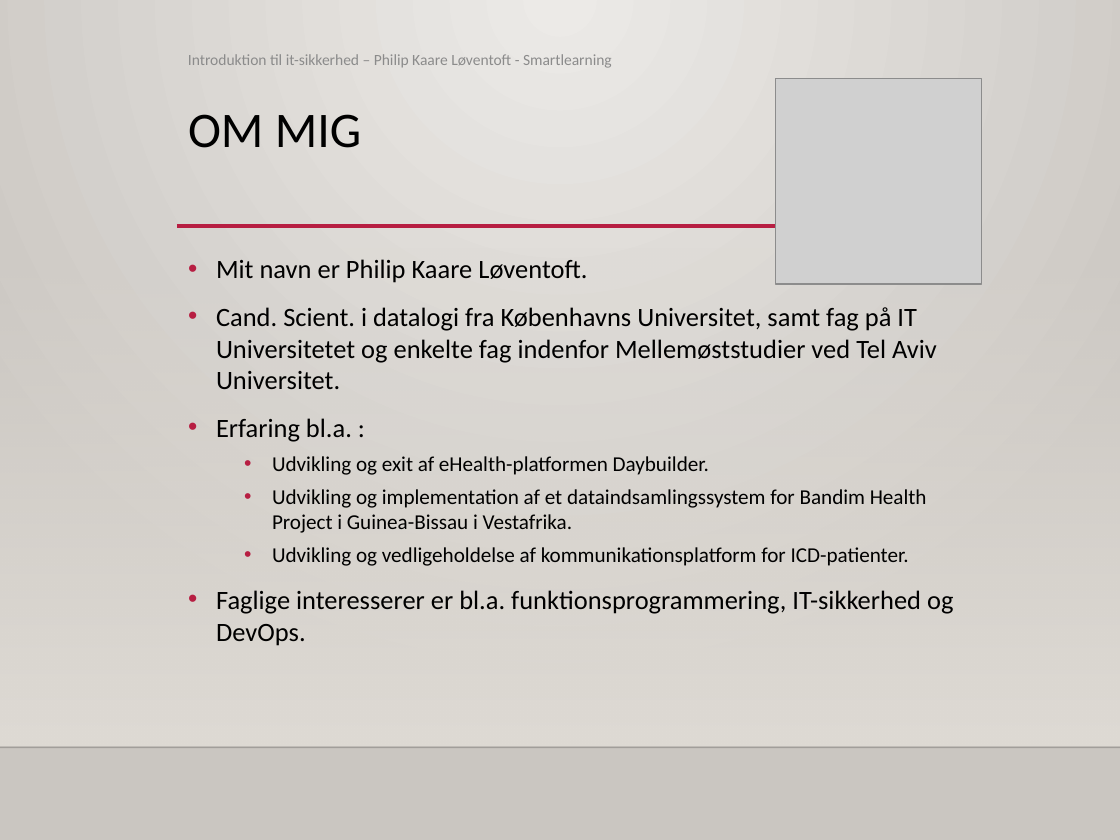
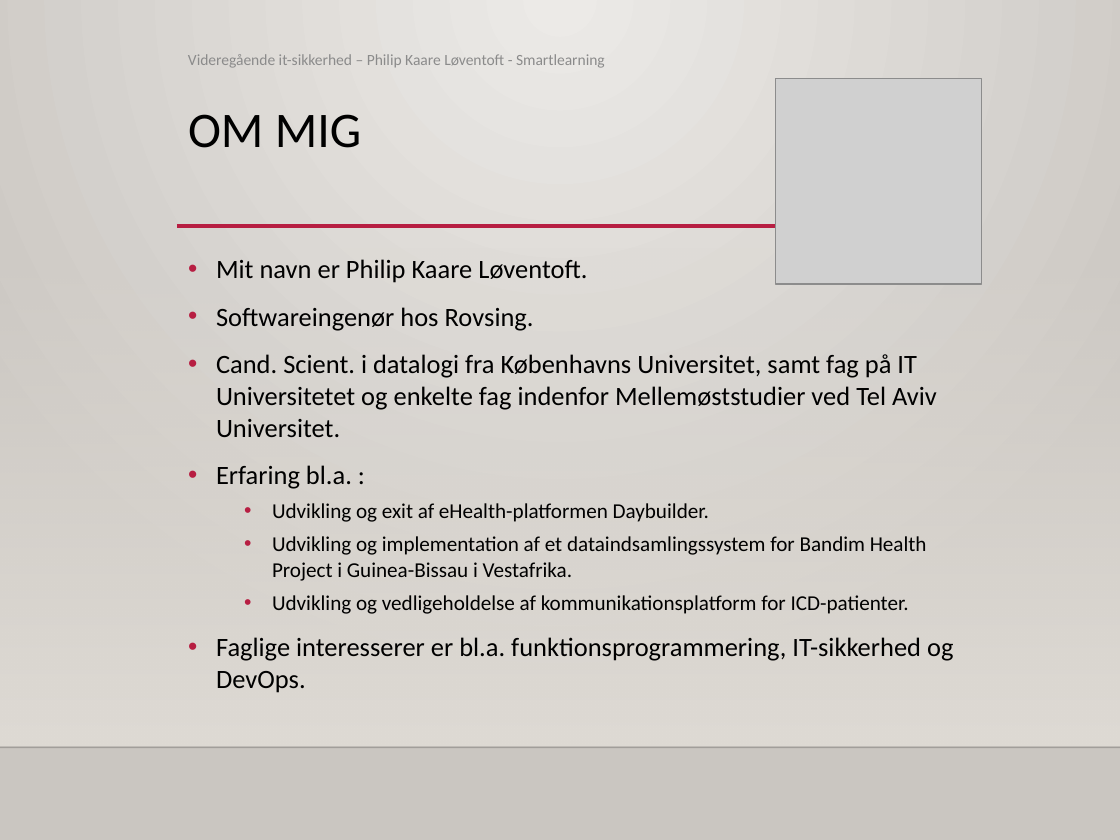
Before and after one commit to philipkaare/presentations, a slide deck: slide 3 of Smartlearning.dk/2018/IT-sikkerhed - webinar 1.pptx. Drawn at 1120x840 pixels with LibreOffice and Linux fonts; fonts in the diff are those of the drawing; grey boxes stand for pictures; background and template pictures are left out. Boxes give left, top, right and bottom in pixels: in the first picture for what was removed or moved away, otherwise in the second. Text is boxed around its words. In the diff, an @@ line names an element or a change of style, - is before the commit and + after.

```diff
--- a/Smartlearning.dk/2018/IT-sikkerhed - webinar 1.pptx
+++ b/Smartlearning.dk/2018/IT-sikkerhed - webinar 1.pptx
@@ text at <box>188,54,605,68</box>: text changed @@
-Introduktion til it-sikkerhed – Philip Kaare Løventoft - Smartlearning
+Videregående it-sikkerhed – Philip Kaare Løventoft - Smartlearning
@@ text at <box>216,307,534,331</box>: paragraph added @@
+• Softwareingenør hos Rovsing.
```
Also in this commit, not shown: 17 other slides changed, 1 other file.
